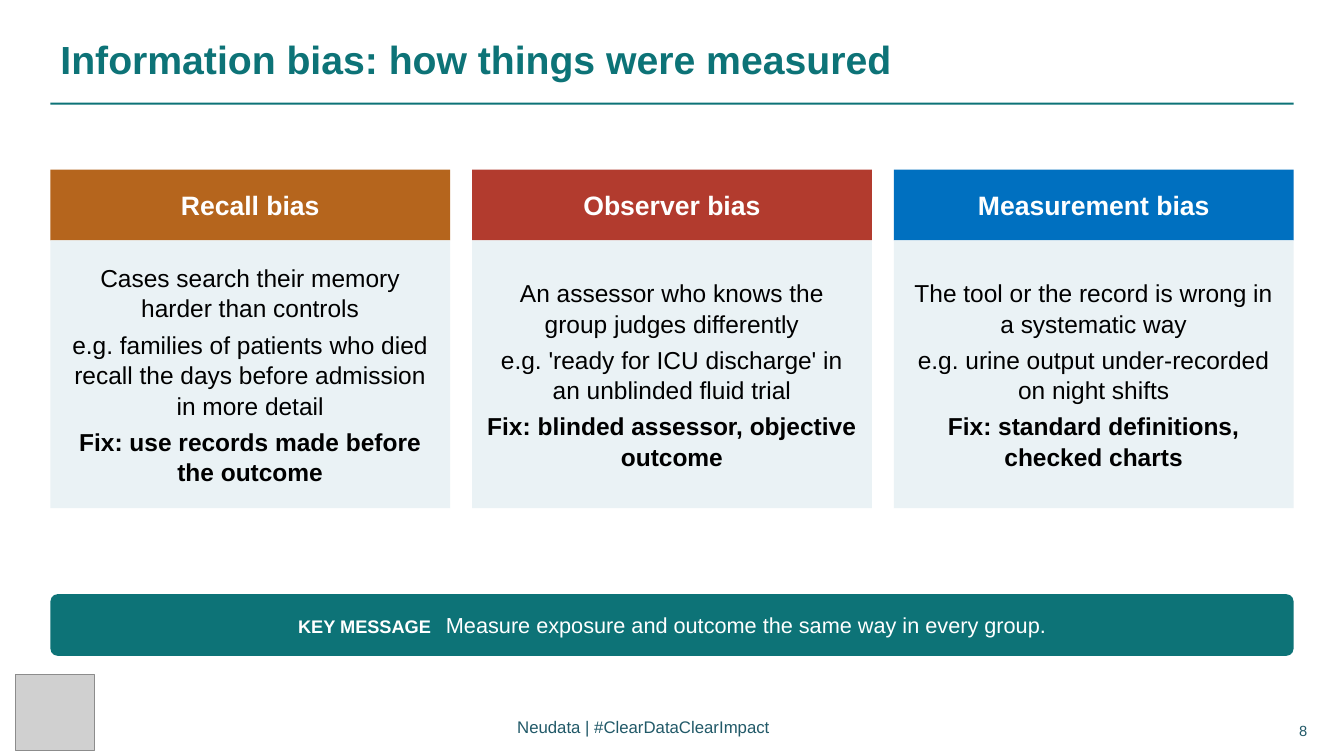
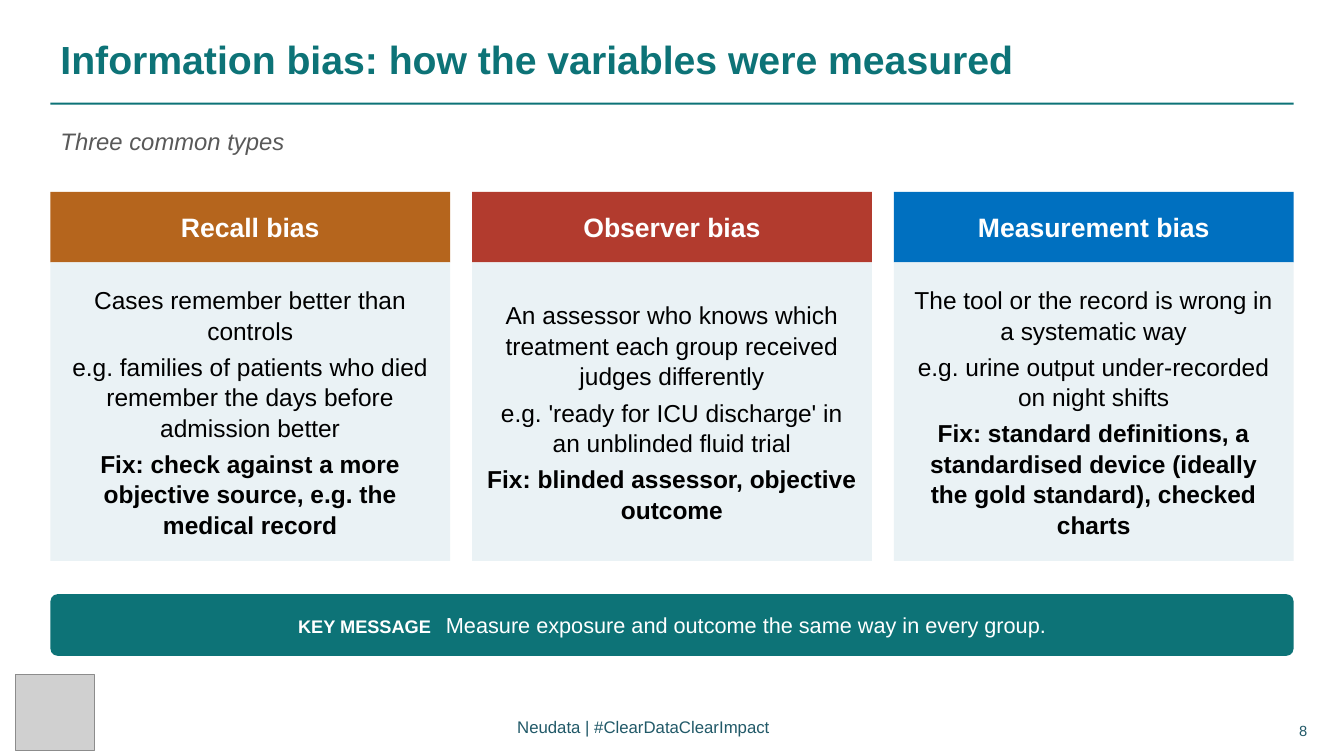
Before and after one commit to neu-data/FoundationsofClinicalResearch, a slide deck: slide 8 of en/files/slides/Session_4_EN.pptx. Drawn at 1344x756 pixels with LibreOffice and Linux fonts; fonts in the diff are those of the drawing; grey boxes stand for pictures. Boxes give left, top, right and bottom in pixels: in the first picture for what was removed or moved away, otherwise in the second. Text is boxed around its words. In the diff, an @@ line names an element or a change of style, - is before the commit and + after.

```diff
--- a/en/files/slides/Session_4_EN.pptx
+++ b/en/files/slides/Session_4_EN.pptx
@@ text at (x1=60, y1=45, x2=1013, y2=75): text changed @@
-Information bias: how things were measured
+Information bias: how the variables were measured
@@ text added at (x1=60, y1=132, x2=284, y2=155), 17 pt, text #595959, italic @@
+Three common types
@@ 3 rectangles moved together from (x1=50, y1=169, x2=1295, y2=240) to (x1=50, y1=192, x2=1295, y2=262) @@
@@ rectangle "Cases remember better than controls" resized from (x1=50, y1=240, x2=451, y2=508) to (x1=50, y1=262, x2=451, y2=561) @@
@@ rectangle "An assessor who knows which ..." resized from (x1=472, y1=240, x2=872, y2=508) to (x1=472, y1=262, x2=872, y2=561) @@
@@ rectangle "The tool or the record ..." resized from (x1=894, y1=240, x2=1295, y2=508) to (x1=894, y1=262, x2=1295, y2=561) @@
@@ text in rectangle at (x1=72, y1=291, x2=427, y2=535): text changed @@
-Cases search their memory harder than controls
-e.g. families of patients who died recall the days before admission in more detail
-Fix: use records made before the outcome
+Cases remember better than controls
+e.g. families of patients who died remember the days before admission better
+Fix: check against a more objective source, e.g. the medical record
@@ text in rectangle at (x1=506, y1=306, x2=838, y2=390): text changed @@
-An assessor who knows the group judges differently
+An assessor who knows which treatment each group received judges differently
@@ text in rectangle at (x1=930, y1=424, x2=1256, y2=535): text changed @@
-Fix: standard definitions, checked charts
+Fix: standard definitions, a standardised device (ideally the gold standard), checked charts
```
Also in this commit, not shown: 17 other slides changed, 2 slides added, 44 other files.
